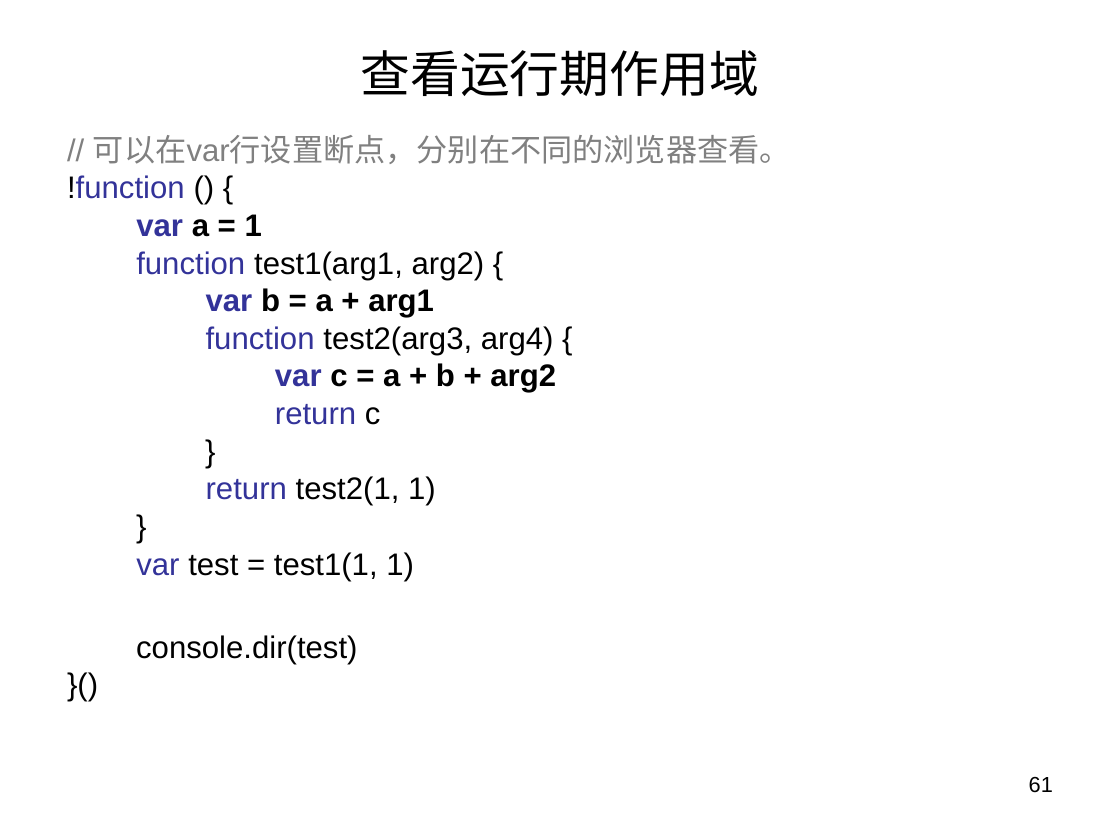
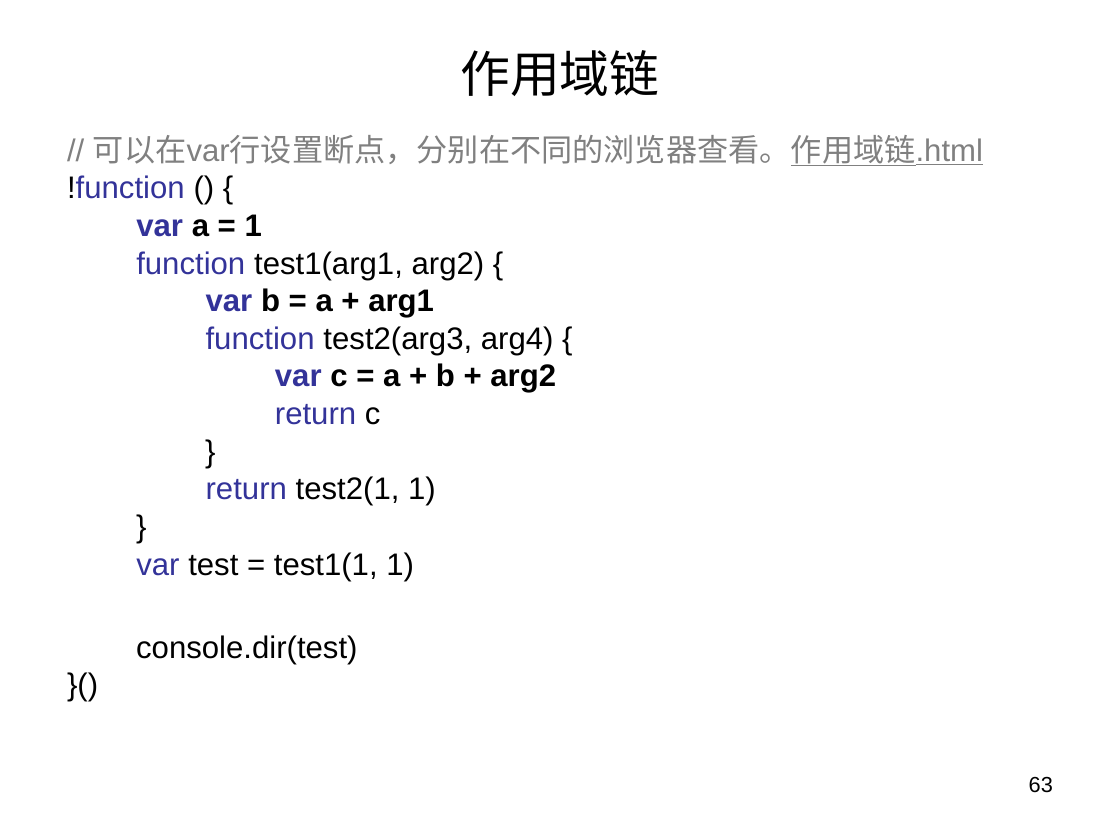
Before and after one commit to panxuepeng/javascript, a slide deck: slide 63 of ppt/第二天课程.ppt (slide 61 before the commit). Drawn at 1120x840 pixels with LibreOffice and Linux fonts; fonts in the diff are those of the drawing. Boxes give left, top, right and bottom in pixels: in the first picture for what was removed or moved away, otherwise in the second. Text is boxed around its words. In the diff, an @@ line names an element or a change of style, - is before the commit and + after.

```diff
--- a/ppt/第二天课程.ppt
+++ b/ppt/第二天课程.ppt
@@ title at (x1=460, y1=50, x2=659, y2=96): text changed @@
-查看运行期作用域
+作用域链
@@ text at (x1=93, y1=135, x2=983, y2=166): text changed @@
-// 可以在var行设置断点，分别在不同的浏览器查看。
+// 可以在var行设置断点，分别在不同的浏览器查看。作用域链.html
@@ page number at (x1=1029, y1=776, x2=1053, y2=793): text changed @@
-61
+63
```
Also in this commit, not shown: 8 other slides changed, 2 slides added, 3 other files.
